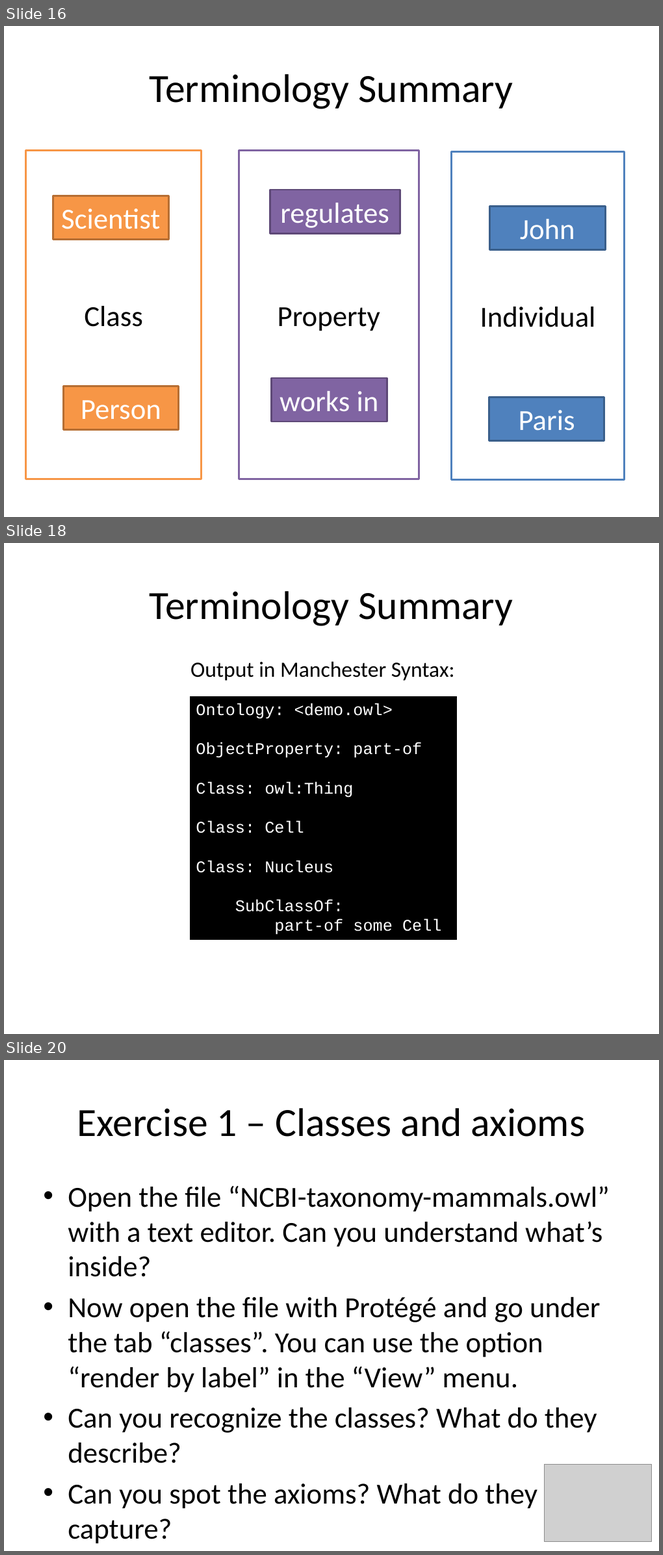
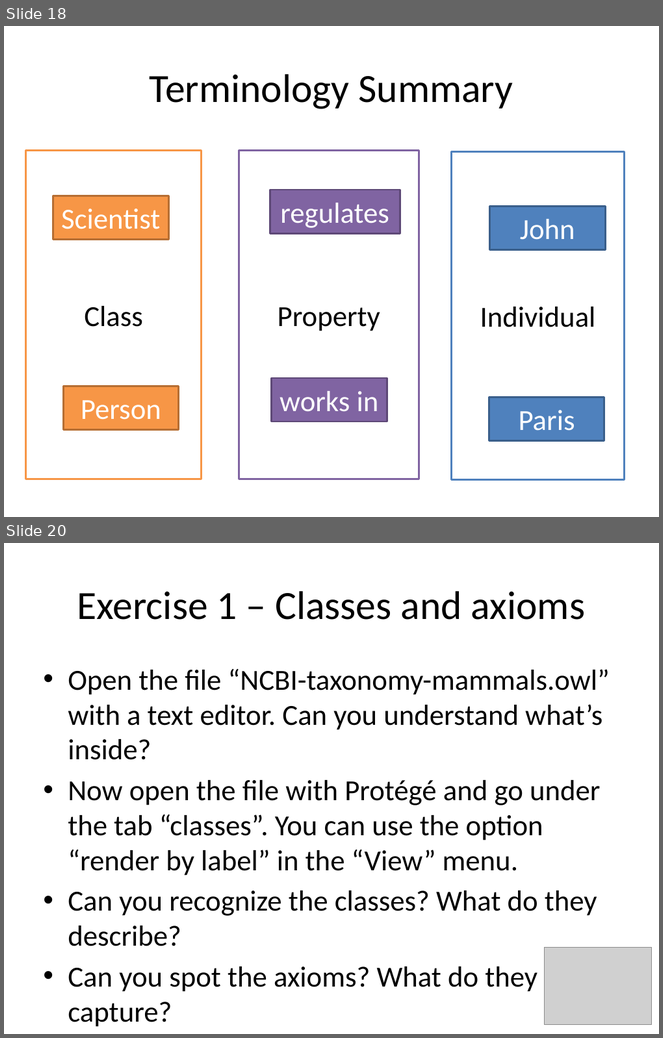
Before and after one commit to loopasam/owl-tutorial-icbo2013, a slide deck: presentation/tutorial_owl_icbo_2013.pptx. Shown one above the other, each under a label of ours: slides 16, 18 and 20 before the commit, slides 18 and 20 after it; the slides between them are not shown. The pictures are 663x1555 and 663x1038 pixels, drawn with LibreOffice and Linux fonts; fonts in the diff are those of the drawing; grey boxes stand for pictures. Boxes give left, top, right and bottom in pixels: in the first picture for what was removed or moved away, otherwise in the second. Text is boxed around its words. In the diff, an @@ line names an element or a change of style, - is before the commit and + after.

```diff
--- a/presentation/tutorial_owl_icbo_2013.pptx
+++ b/presentation/tutorial_owl_icbo_2013.pptx
@@ slide 18 removed at bbox=[4, 543, 659, 1034], background #FFFFFF @@
@@ title removed at bbox=[149, 591, 513, 626] @@
-Terminology Summary
@@ text removed at bbox=[191, 661, 455, 681] @@
-Output in Manchester Syntax:
@@ rectangle removed at bbox=[189, 696, 457, 941] @@
-Ontology: <demo.owl>
-ObjectProperty: part-of
-Class: owl:Thing
-Class: Cell
-Class: Nucleus
-SubClassOf:
-part-of some Cell
@@ what was slide 16 is now slide 18 @@
```
Also in this commit, not shown: 11 slides changed, 1 slide added, 1 other file.
